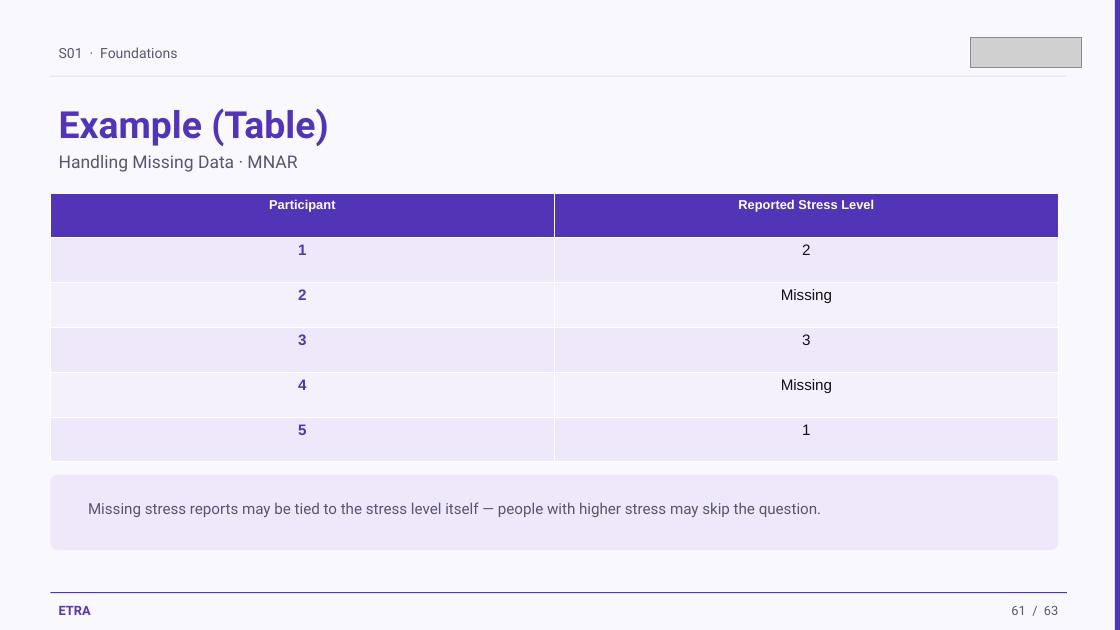
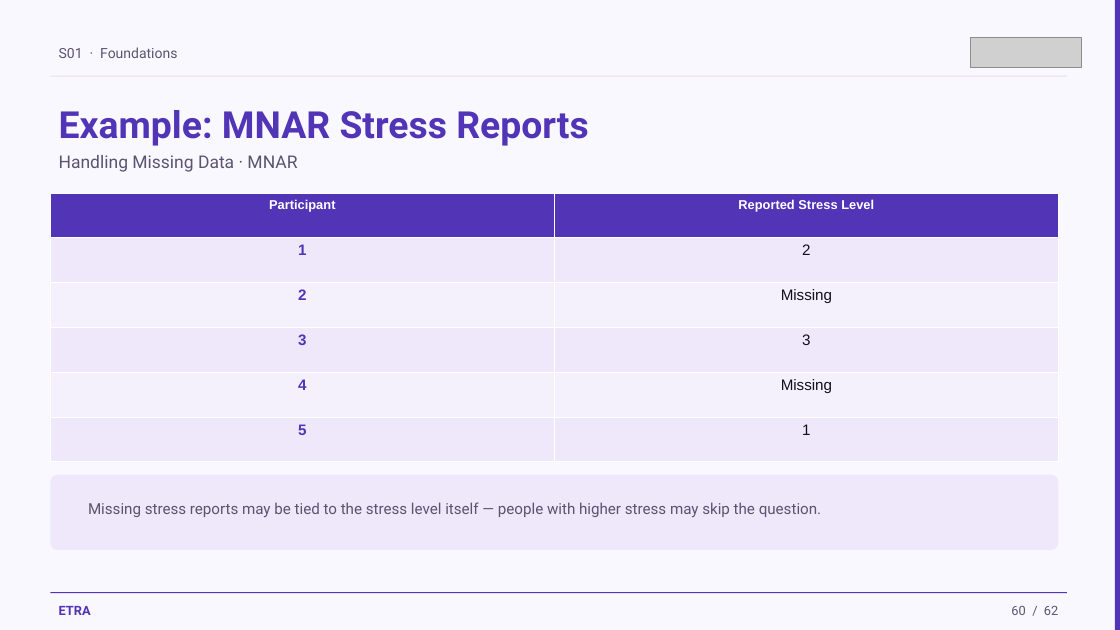
Before and after one commit to iksasa15/AI-ML, a slide deck: slide 60 of web-presentation/pdf-exports/Week1-Session1-Foundations.pptx (slide 61 before the commit). Drawn at 1120x630 pixels with LibreOffice and Linux fonts; fonts in the diff are those of the drawing; grey boxes stand for pictures. Boxes give left, top, right and bottom in pixels: in the first picture for what was removed or moved away, otherwise in the second. Text is boxed around its words. In the diff, an @@ line names an element or a change of style, - is before the commit and + after.

```diff
--- a/web-presentation/pdf-exports/Week1-Session1-Foundations.pptx
+++ b/web-presentation/pdf-exports/Week1-Session1-Foundations.pptx
@@ text at <box>59,110,588,146</box>: text changed @@
-Example (Table)
+Example: MNAR Stress Reports
@@ text at <box>1011,606,1058,615</box>: text changed @@
-61 / 63
+60 / 62
```
Also in this commit, not shown: 59 other slides changed, 1 slide added, 2 slides removed, 1 other file.
